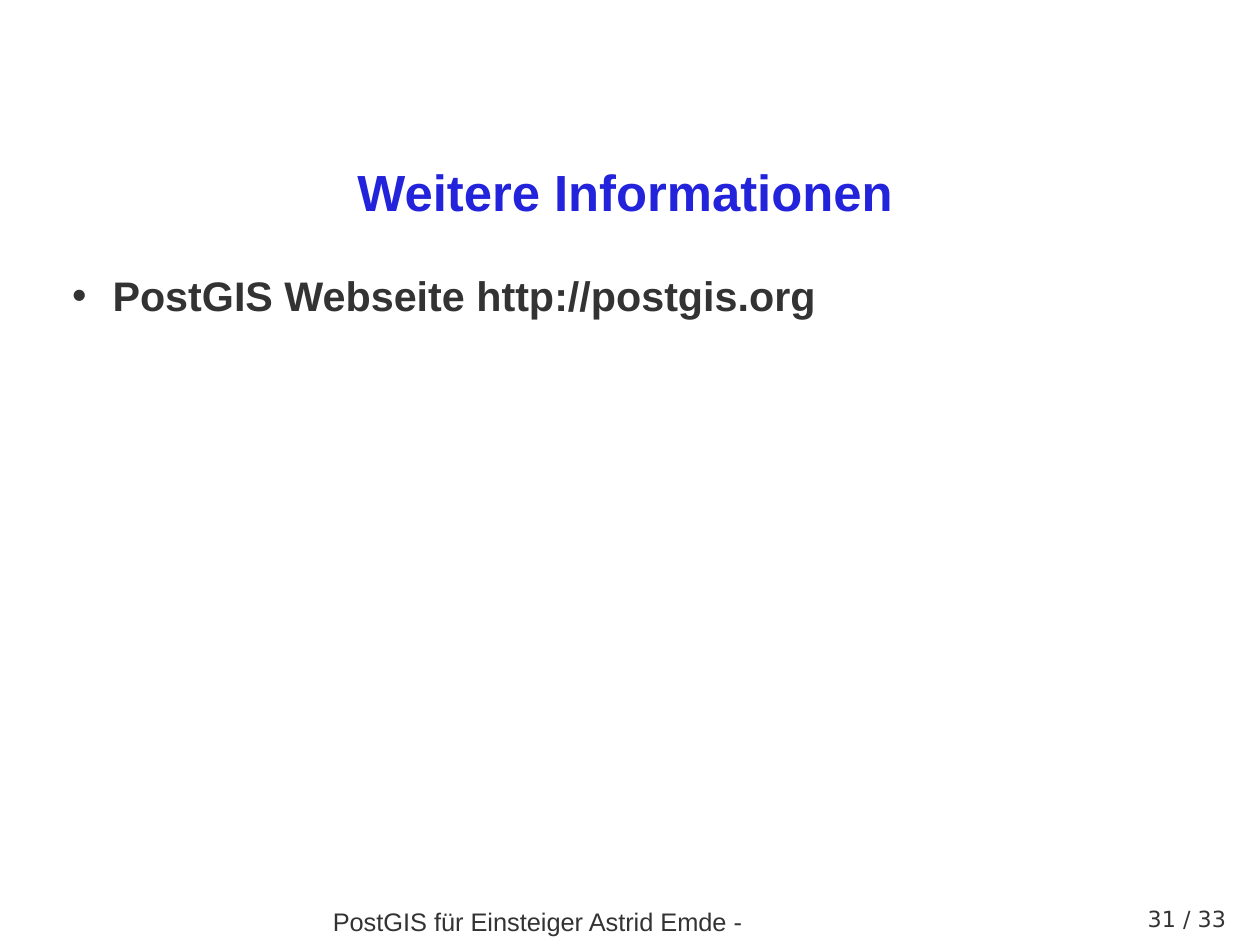
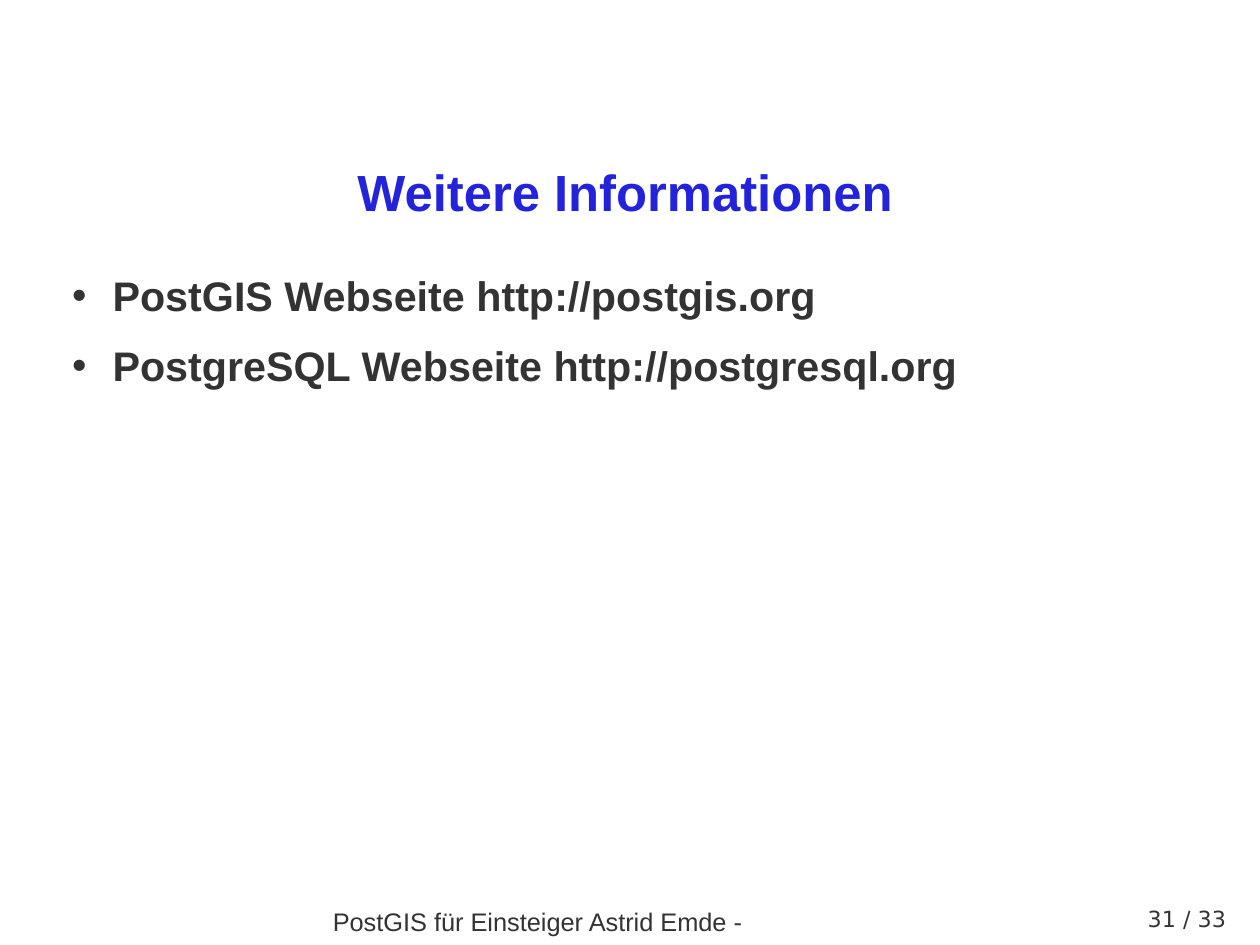
Before and after one commit to astroidex/presentations, a slide deck: slide 31 of AGIT2015/AGIT2015_PostGIS_fuer_Einsteiger_AEmde.odp. Drawn at 1260x945 pixels with LibreOffice and Linux fonts; fonts in the diff are those of the drawing; background and template pictures are left out. Boxes give left, top, right and bottom in pixels: in the first picture for what was removed or moved away, otherwise in the second. Text is boxed around its words. In the diff, an @@ line names an element or a change of style, - is before the commit and + after.

```diff
--- a/AGIT2015/AGIT2015_PostGIS_fuer_Einsteiger_AEmde.odp
+++ b/AGIT2015/AGIT2015_PostGIS_fuer_Einsteiger_AEmde.odp
@@ text at (x1=113, y1=351, x2=957, y2=389): paragraph added @@
+• PostgreSQL Webseite http://postgresql.org
```
Also in this commit, not shown: 5 other slides changed, 1 other file.
